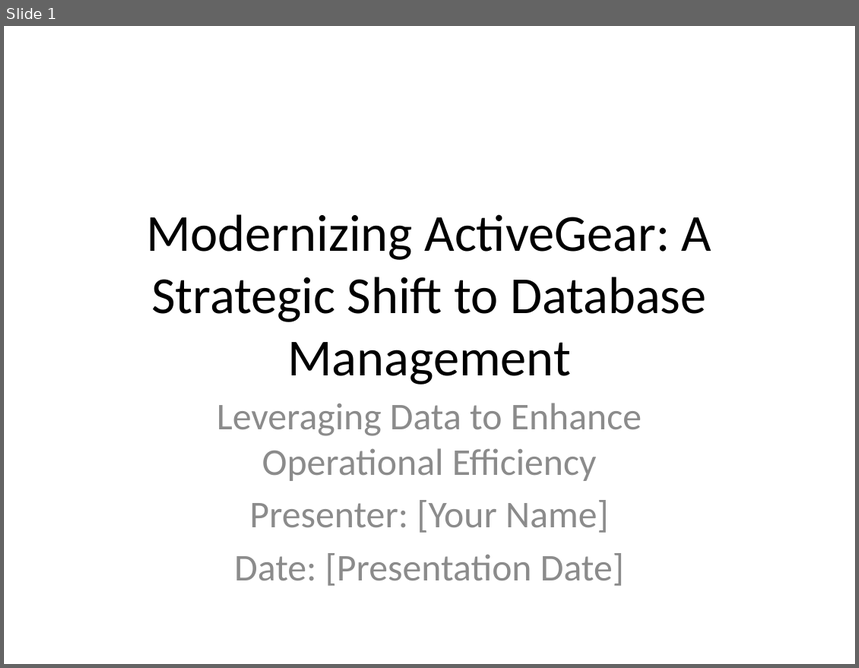
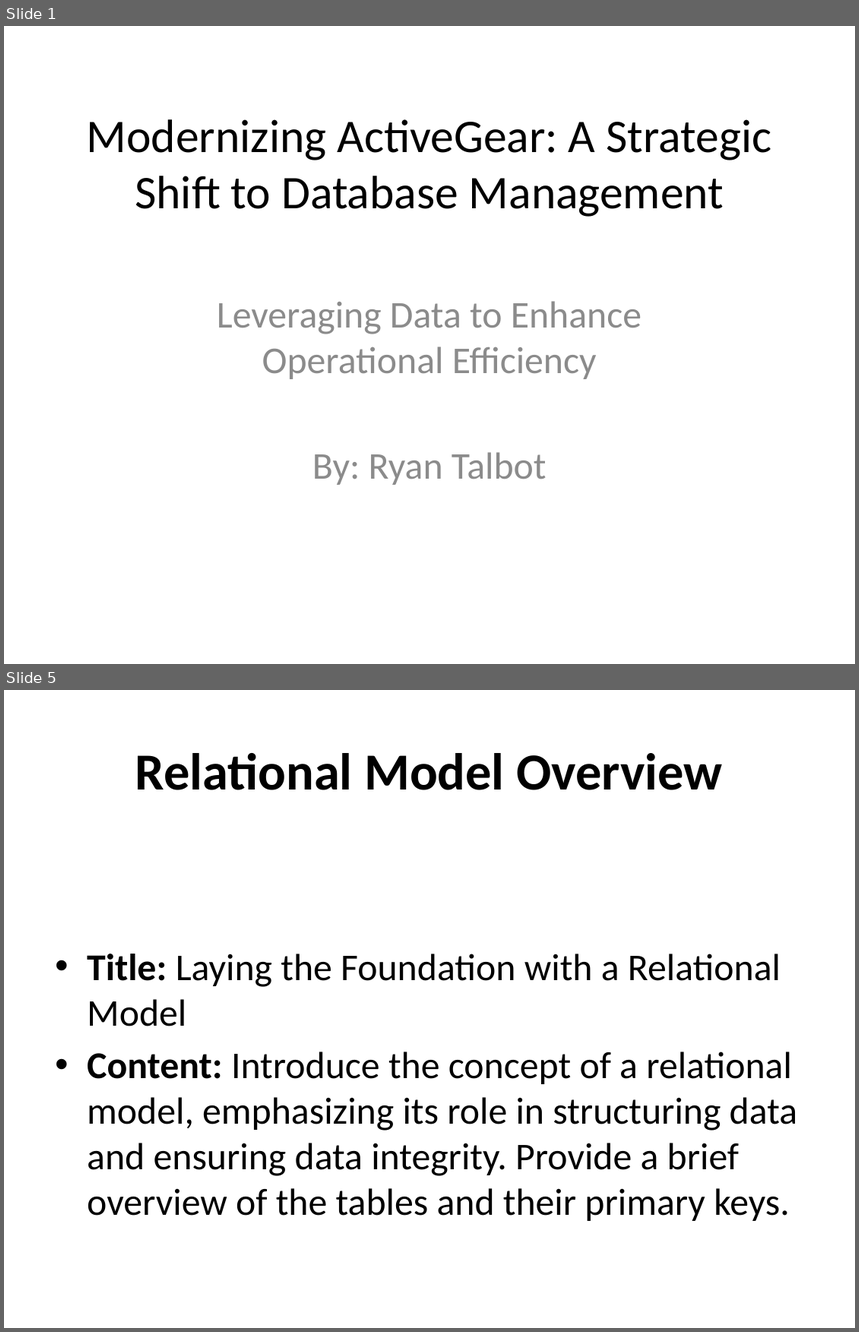
Before and after one commit to RyanJTalbot/MSDS, a slide deck: Core/Databases for Data Scientists Specialization/Relational Database Design /Week 5/ActiveGear_Presentation.pptx. Shown one above the other, each under a label of ours: slide 1 before the commit, slides 1 and 5 after it; the slides between them are not shown. The pictures are 859x668 and 859x1332 pixels, drawn with LibreOffice and Linux fonts; fonts in the diff are those of the drawing. Boxes give left, top, right and bottom in pixels: in the first picture for what was removed or moved away, otherwise in the second. Text is boxed around its words. In the diff, an @@ line names an element or a change of style, - is before the commit and + after.

Commit message:
Update database presentation

```diff
--- a/Core/Databases for Data Scientists Specialization/Relational Database Design /Week 5/ActiveGear_Presentation.pptx
+++ b/Core/Databases for Data Scientists Specialization/Relational Database Design /Week 5/ActiveGear_Presentation.pptx
@@ slide 5 added at (4, 690, 855, 1328), background #FFFFFF @@
@@ title added at (135, 753, 723, 790), 44 pt, text #000000, bold @@
+Relational Model Overview
@@ text added at (87, 954, 797, 1221), 32 pt, text #000000 @@
+• Title: Laying the Foundation with a Relational Model
+• Content: Introduce the concept of a relational model, emphasizing its role in structuring data and ensuring data integrity. Provide a brief overview of the tables and their primary keys.
@@ slide 1 changed as well @@
@@ title "Modernizing ActiveGear: A Strategic Shift ...": place and size @@
-title "Modernizing ActiveGear: A Strategic Shift ..." at (146, 214, 712, 385)
+title "Modernizing ActiveGear: A Strategic Shift ..." at (87, 119, 772, 217)
@@ title "Modernizing ActiveGear: A Strategic Shift ..." at (87, 119, 772, 217): size 44 to 39.6 pt @@
@@ subtitle "Leveraging Data to Enhance Operational ...": place and size @@
-subtitle "Leveraging Data to Enhance Operational ..." at (217, 403, 642, 586)
+subtitle "Leveraging Data to Enhance Operational ..." at (217, 301, 642, 485)
@@ subtitle at (313, 452, 547, 485): text changed @@
-Presenter: [Your Name]
-Date: [Presentation Date]
+By: Ryan Talbot
```
Also in this commit, not shown: 8 other slides added, 11 slides removed, 2 other files.
